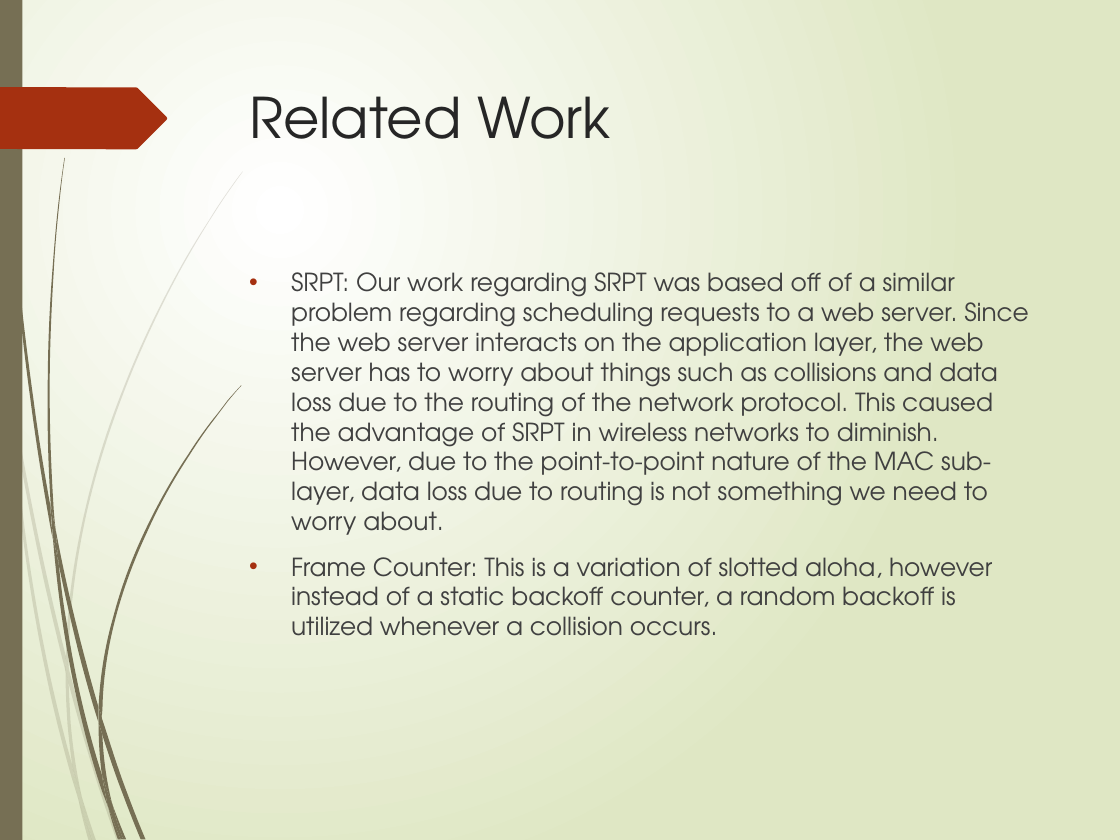
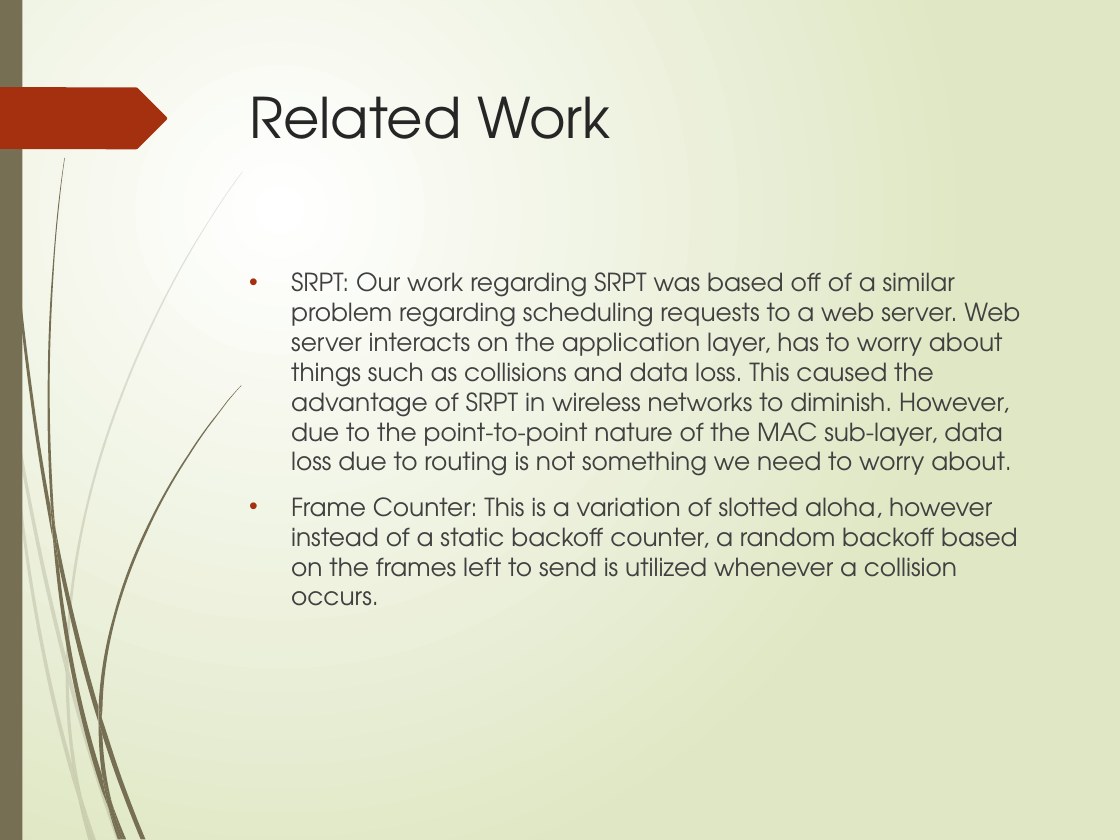
Before and after one commit to Marfle-Bark/myHUMPS, a slide deck: slide 8 of Presentation.pptx. Drawn at 1120x840 pixels with LibreOffice and Linux fonts; fonts in the diff are those of the drawing. Boxes give left, top, right and bottom in pixels: in the first picture for what was removed or moved away, otherwise in the second. Text is boxed around its words. In the diff, an @@ line names an element or a change of style, - is before the commit and + after.

Commit message:
More changes.

```diff
--- a/Presentation.pptx
+++ b/Presentation.pptx
@@ text at (x1=291, y1=272, x2=1020, y2=606): text changed @@
-• SRPT: Our work regarding SRPT was based off of a similar problem regarding scheduling requests to a web server. Since the web server interacts on the application layer, the web server has to worry about things such as collisions and data loss due to the routing of the network protocol. This caused the advantage of SRPT in wireless networks to diminish. However, due to the point-to-point nature of the MAC sub-layer, data loss due to routing is not something we need to worry about.
-• Frame Counter: This is a variation of slotted aloha, however instead of a static backoff counter, a random backoff is utilized whenever a collision occurs.
+• SRPT: Our work regarding SRPT was based off of a similar problem regarding scheduling requests to a web server. Web server interacts on the application layer, has to worry about things such as collisions and data loss. This caused the advantage of SRPT in wireless networks to diminish. However, due to the point-to-point nature of the MAC sub-layer, data loss due to routing is not something we need to worry about.
+• Frame Counter: This is a variation of slotted aloha, however instead of a static backoff counter, a random backoff based on the frames left to send is utilized whenever a collision occurs.
```
Also in this commit, not shown: 3 other slides changed, 1 slide added, 1 slide removed.
